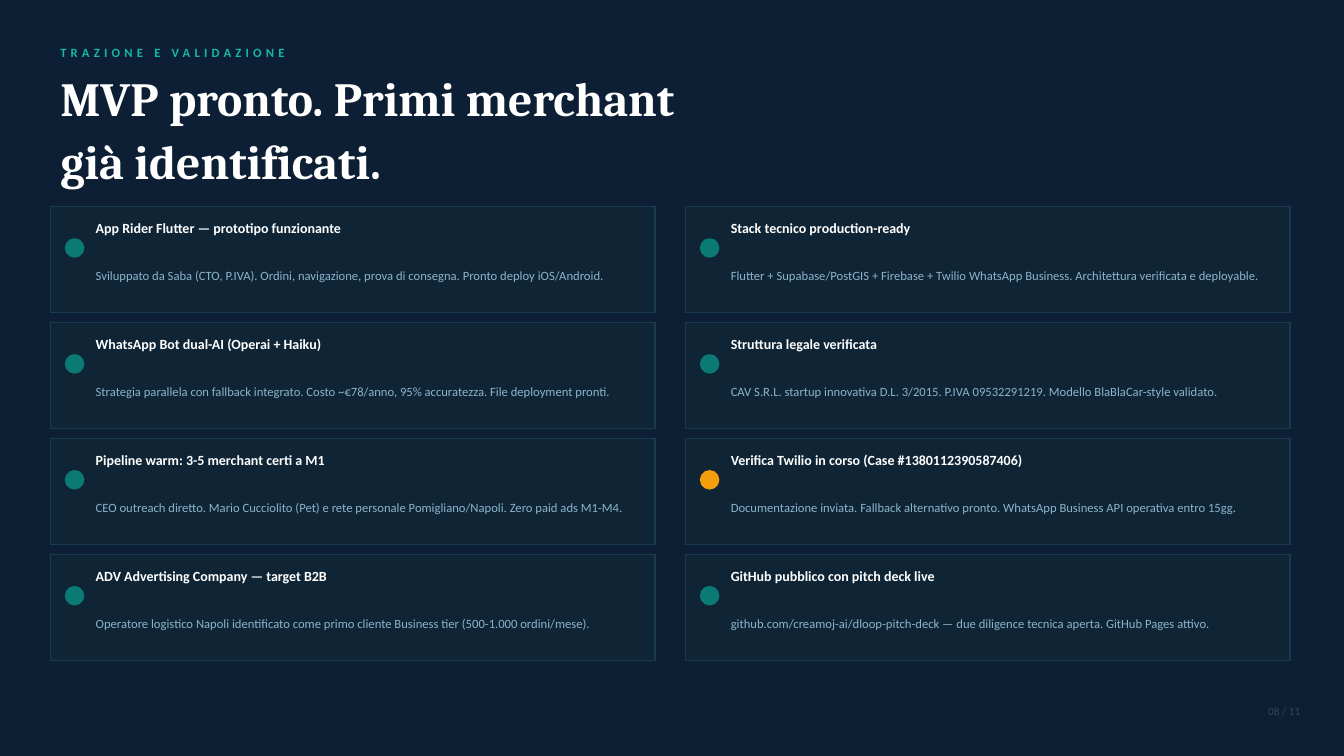
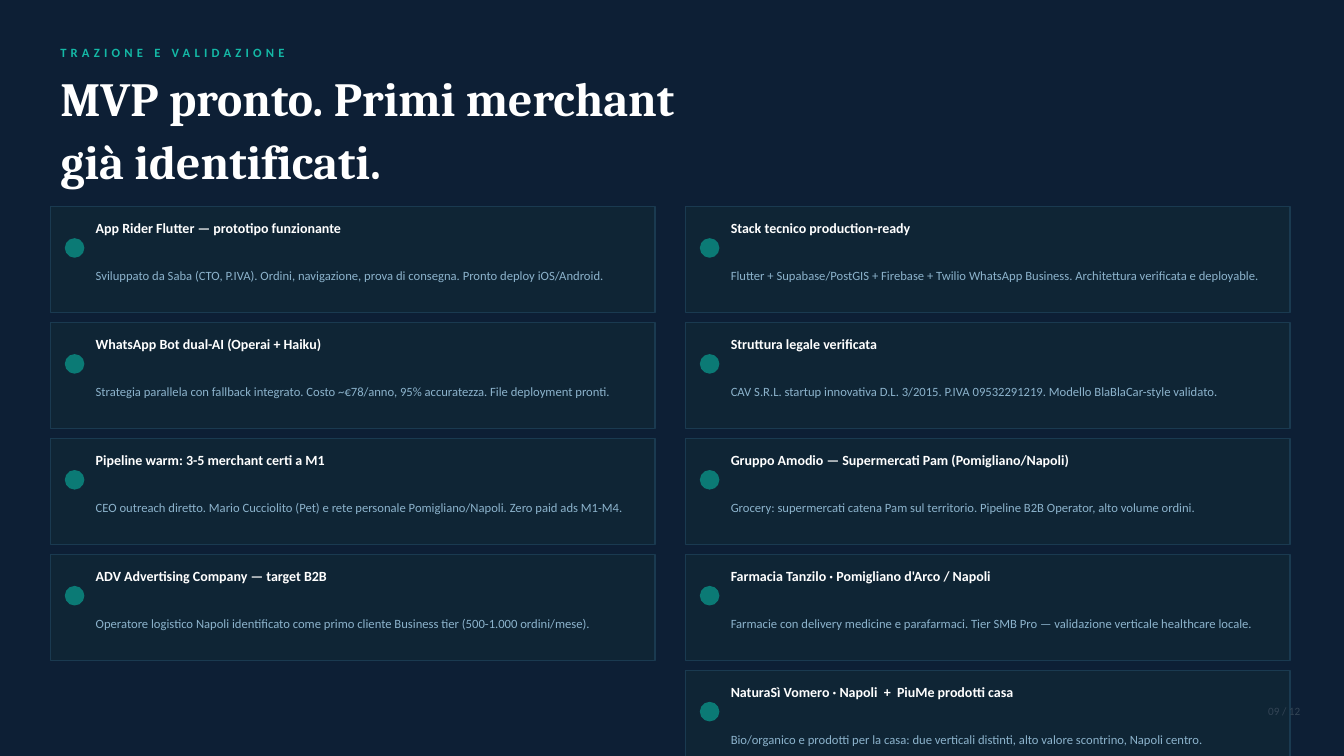
Before and after one commit to creamoj-ai/dloop-pitch-deck, a slide deck: slide 9 of 02-INVESTOR-PRESENTATIONS/DLOOP_Pitch_Deck_2026.pptx (slide 8 before the commit). Drawn at 1344x756 pixels with LibreOffice and Linux fonts; fonts in the diff are those of the drawing. Boxes give left, top, right and bottom in pixels: in the first picture for what was removed or moved away, otherwise in the second. Text is boxed around its words. In the diff, an @@ line names an element or a change of style, - is before the commit and + after.

```diff
--- a/02-INVESTOR-PRESENTATIONS/DLOOP_Pitch_Deck_2026.pptx
+++ b/02-INVESTOR-PRESENTATIONS/DLOOP_Pitch_Deck_2026.pptx
@@ ellipse at (x1=701, y1=471, x2=719, y2=489): fill #F59E0B to #0B7A75; outline #F59E0B 1 pt to #0B7A75 1 pt @@
@@ text at (x1=731, y1=455, x2=1068, y2=468): text changed @@
-Verifica Twilio in corso (Case #1380112390587406)
+Gruppo Amodio — Supermercati Pam (Pomigliano/Napoli)
@@ text at (x1=731, y1=503, x2=1195, y2=514): text changed @@
-Documentazione inviata. Fallback alternativo pronto. WhatsApp Business API operativa entro 15gg.
+Grocery: supermercati catena Pam sul territorio. Pipeline B2B Operator, alto volume ordini.
@@ text at (x1=731, y1=571, x2=991, y2=584): text changed @@
-GitHub pubblico con pitch deck live
+Farmacia Tanzilo · Pomigliano d'Arco / Napoli
@@ text at (x1=731, y1=619, x2=1252, y2=630): text changed @@
-github.com/creamoj-ai/dloop-pitch-deck — due diligence tecnica aperta. GitHub Pages attivo.
+Farmacie con delivery medicine e parafarmaci. Tier SMB Pro — validazione verticale healthcare locale.
@@ rectangle added at (x1=686, y1=670, x2=1291, y2=756), fill #0F2535, outline #1A3A50 1 pt @@
@@ text added at (x1=731, y1=687, x2=1013, y2=700), 10 pt, text #FFFFFF, bold @@
+NaturaSì Vomero · Napoli + PiuMe prodotti casa
@@ ellipse added at (x1=701, y1=703, x2=719, y2=721), fill #0B7A75, outline #0B7A75 1 pt @@
@@ text added at (x1=731, y1=735, x2=1202, y2=746), 9 pt, text #8CB3CC @@
+Bio/organico e prodotti per la casa: due verticali distinti, alto valore scontrino, Napoli centro.
```
Also in this commit, not shown: 10 other slides changed, 1 slide added, 1 other file.
